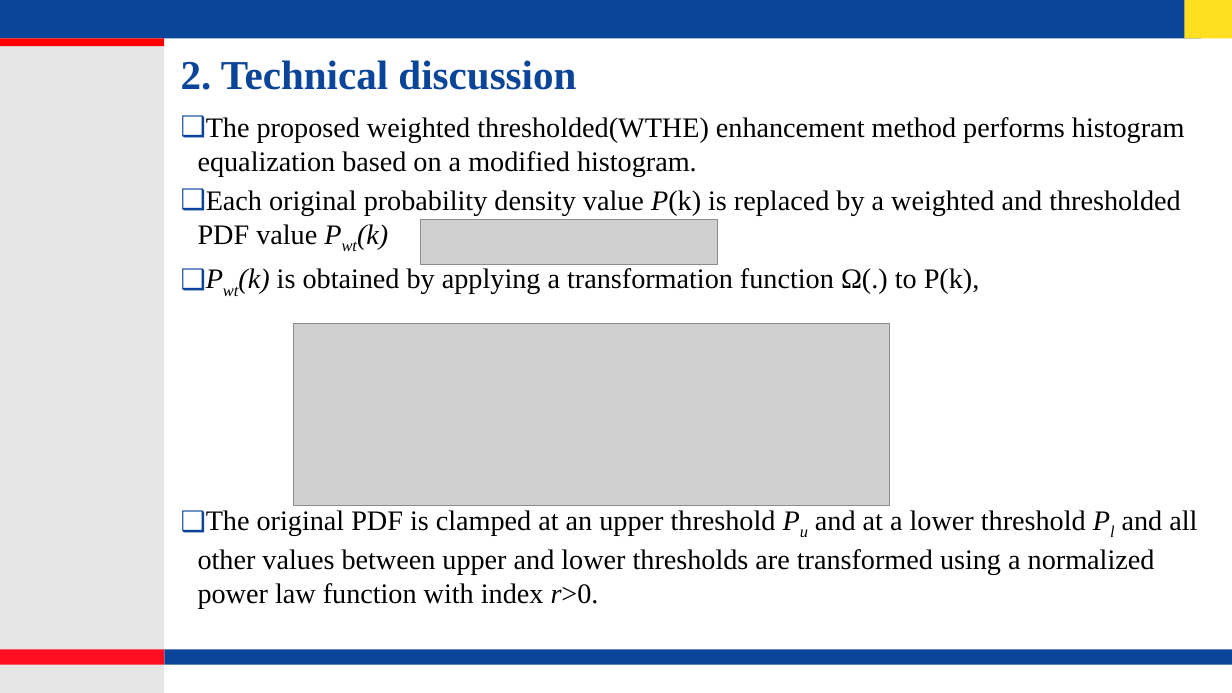
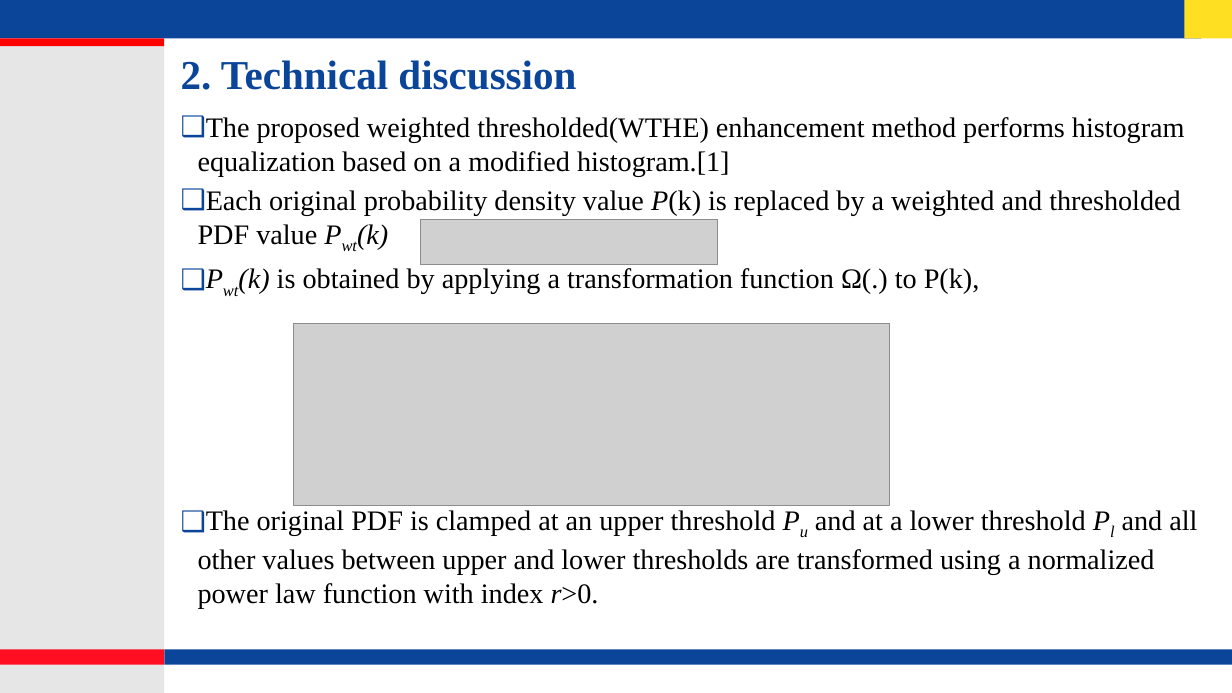
Before and after one commit to lohith921/DIP, a slide deck: slide 6 of Project/Presentation.pptx. Drawn at 1232x693 pixels with LibreOffice and Linux fonts; fonts in the diff are those of the drawing; grey boxes stand for pictures; background and template pictures are left out. Boxes give left, top, right and bottom in pixels: in the first picture for what was removed or moved away, otherwise in the second. Text is boxed around its words. In the diff, an @@ line names an element or a change of style, - is before the commit and + after.

```diff
--- a/Project/Presentation.pptx
+++ b/Project/Presentation.pptx
@@ text at <box>198,117,1185,176</box>: text changed @@
-❑ The proposed weighted thresholded(WTHE) enhancement method performs histogram equalization based on a modified histogram.
+❑ The proposed weighted thresholded(WTHE) enhancement method performs histogram equalization based on a modified histogram.[1]
```
Also in this commit, not shown: 3 other slides changed.
